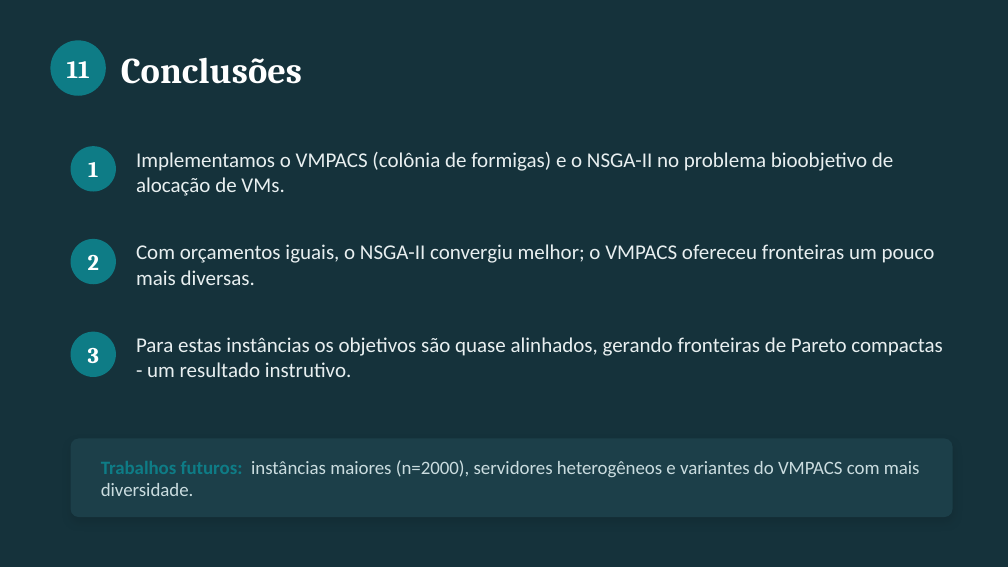
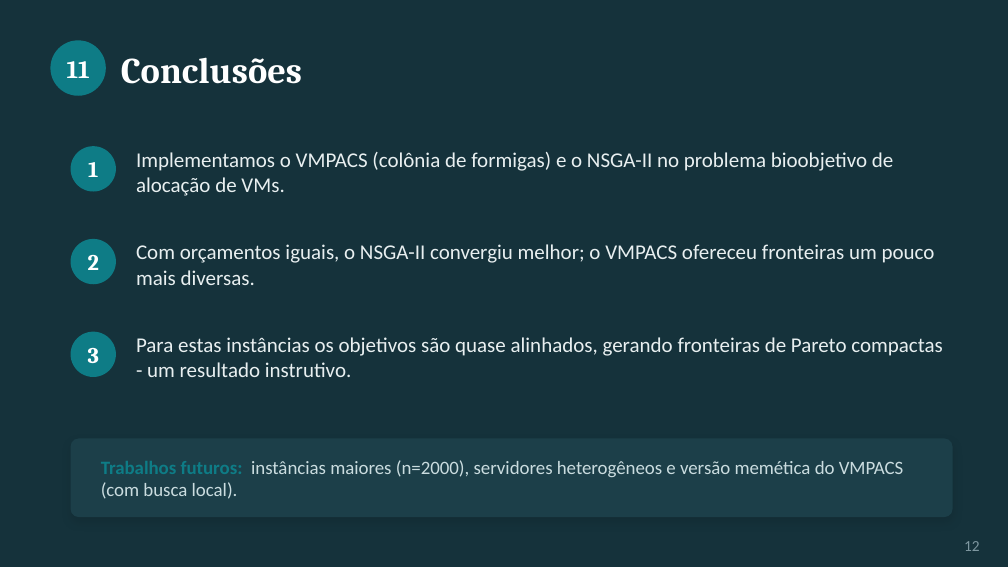
Before and after one commit to LucasRivetti/SeminarioBioInspirados, a slide deck: slide 12 of slides/slides.pptx. Drawn at 1008x567 pixels with LibreOffice and Linux fonts; fonts in the diff are those of the drawing. Boxes give left, top, right and bottom in pixels: in the first picture for what was removed or moved away, otherwise in the second. Text is boxed around its words. In the diff, an @@ line names an element or a change of style, - is before the commit and + after.

```diff
--- a/slides/slides.pptx
+++ b/slides/slides.pptx
@@ text at bbox=[101, 460, 904, 499]: text changed @@
-Trabalhos futuros: instâncias maiores (n=2000), servidores heterogêneos e variantes do VMPACS com mais diversidade.
+Trabalhos futuros: instâncias maiores (n=2000), servidores heterogêneos e versão memética do VMPACS (com busca local).
@@ text added at bbox=[964, 541, 980, 551], 11 pt, text #7E97A0 @@
+12
```
Also in this commit, not shown: 11 other slides changed, 1 slide added, 2 other files.
